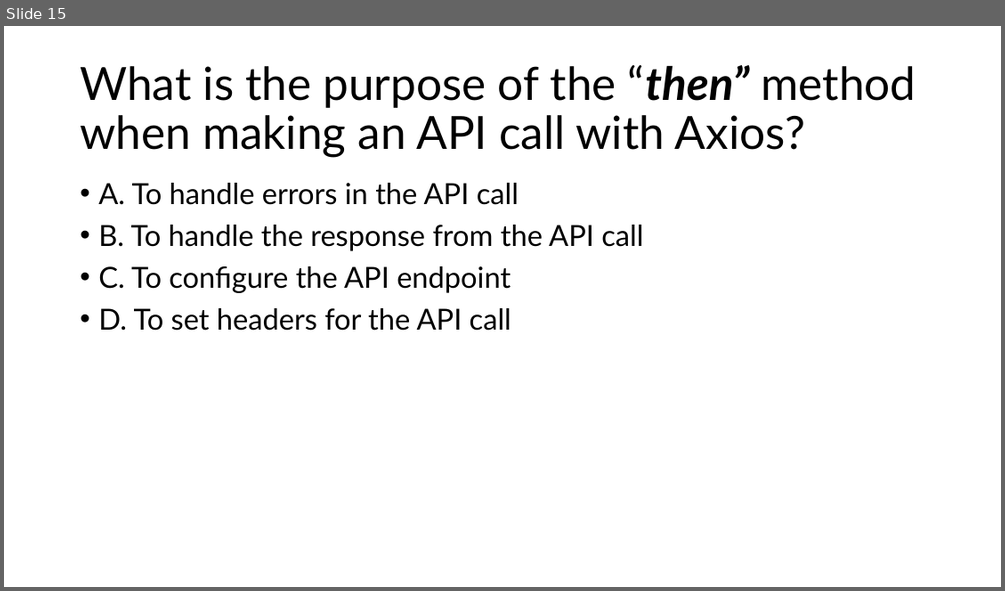
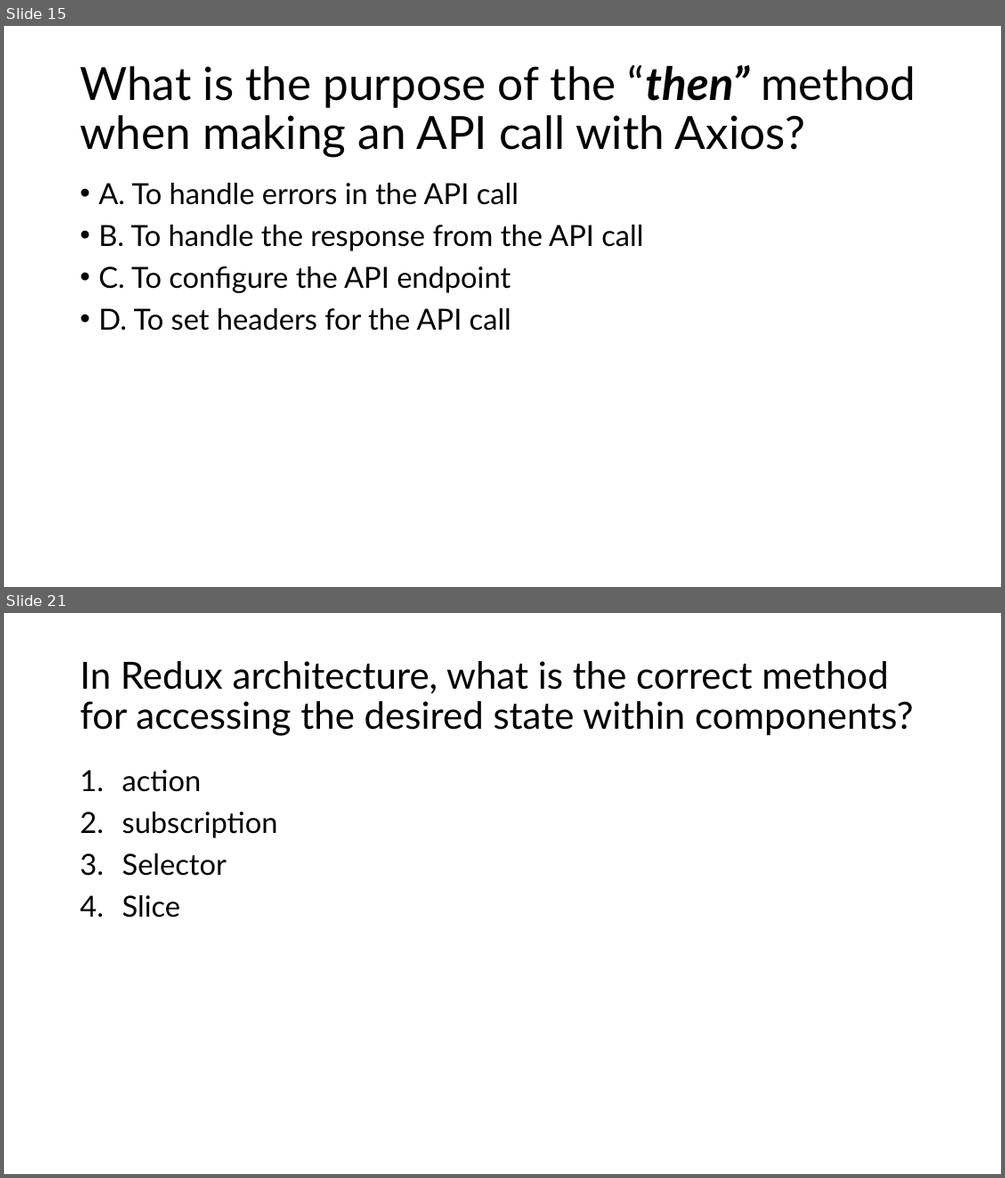
Before and after one commit to aniljos/FS-May-2024, a slide deck: Presentation/MCQ's.pptx. Shown one above the other, each under a label of ours: slide 15 before the commit, slides 15 and 21 after it; the slides between them are not shown. The pictures are 1005x591 and 1005x1178 pixels, drawn with LibreOffice and Linux fonts; fonts in the diff are those of the drawing. Boxes give left, top, right and bottom in pixels: in the first picture for what was removed or moved away, otherwise in the second. Text is boxed around its words. In the diff, an @@ line names an element or a change of style, - is before the commit and + after.

```diff
--- a/Presentation/MCQ's.pptx
+++ b/Presentation/MCQ's.pptx
@@ slide 21 added at [4, 613, 1001, 1174], background #FFFFFF @@
@@ title added at [80, 661, 914, 736], 36 pt, text #000000 @@
+In Redux architecture, what is the correct method for accessing the desired state within components?
@@ text added at [122, 770, 278, 917], 28 pt, text #000000 @@
+1. action
+2. subscription
+3. Selector
+4. Slice
```
Also in this commit, not shown: 14 other slides added, 10 other files.
